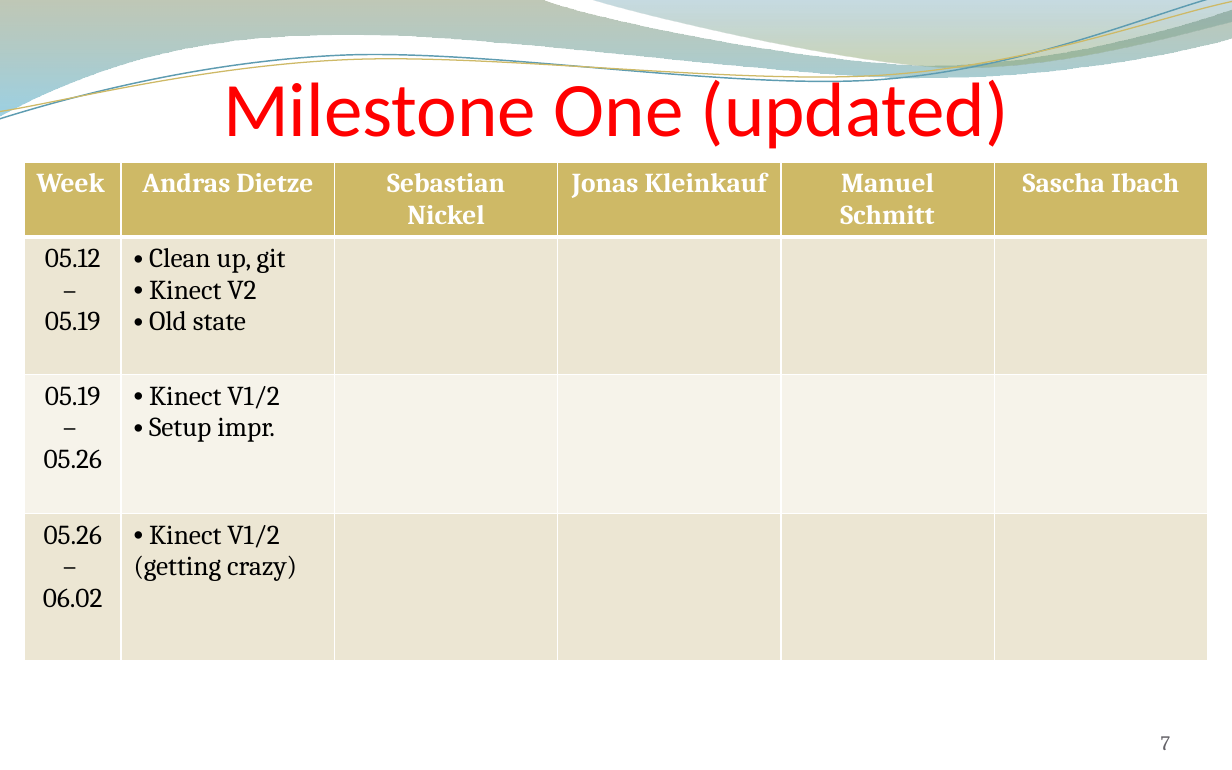
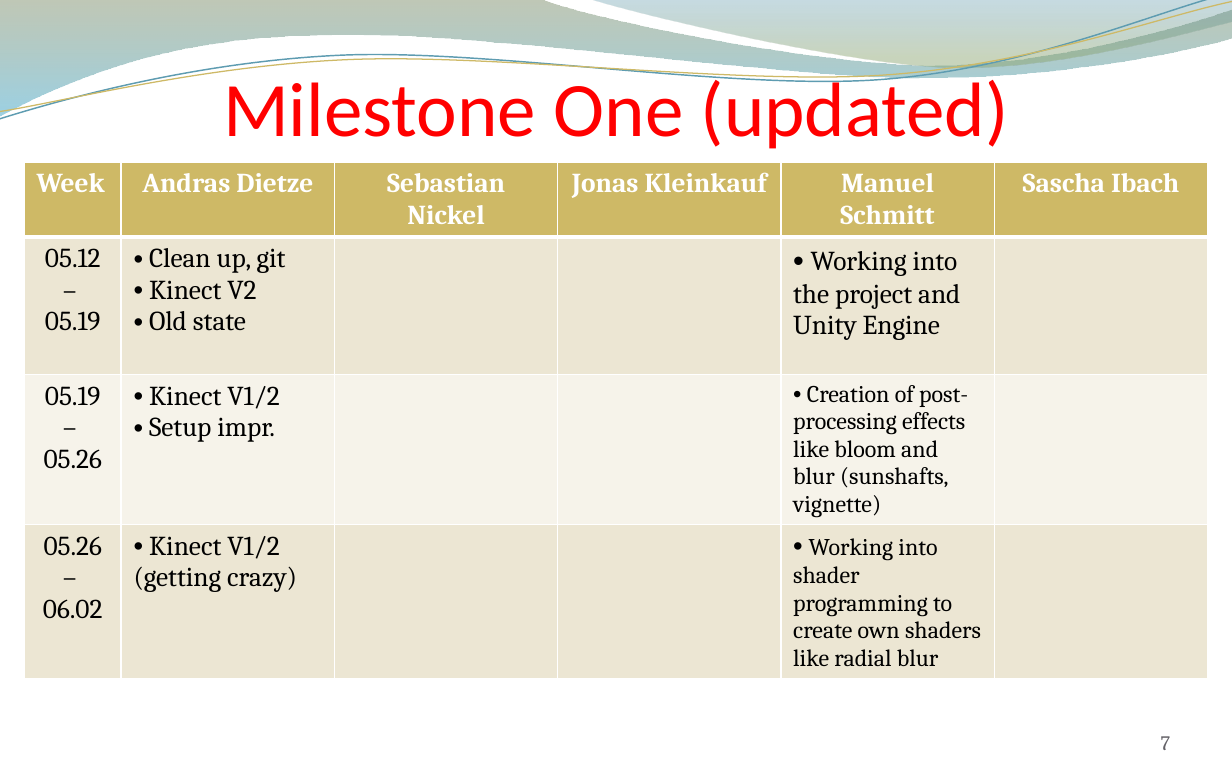
Before and after one commit to andreasdietze/Rift-WingsuitV2, a slide deck: slide 7 of Präsentationen/Zwischenpräsentation 16.06/Project proposal update 06.16 - Rift Wingsuit V2.pptx. Drawn at 1232x770 pixels with LibreOffice and Linux fonts; fonts in the diff are those of the drawing; background and template pictures are left out. Boxes give left, top, right and bottom in pixels: in the first picture for what was removed or moved away, otherwise in the second. Text is boxed around its words. In the diff, an @@ line names an element or a change of style, - is before the commit and + after.

```diff
--- a/Präsentationen/Zwischenpräsentation 16.06/Project proposal update 06.16 - Rift Wingsuit V2.pptx
+++ b/Präsentationen/Zwischenpräsentation 16.06/Project proposal update 06.16 - Rift Wingsuit V2.pptx
@@ table at (x1=25, y1=161, x2=1207, y2=750) @@
-row 2, column 5: 
+row 2, column 5: Working into the project and Unity Engine
-row 3, column 5: 
+row 3, column 5: Creation of post-processing effects like bloom and blur (sunshafts, vignette)
-row 4, column 5: 
+row 4, column 5: Working into shader programming to create own shaders like radial blur
```
Also in this commit, not shown: 4 other slides changed.
